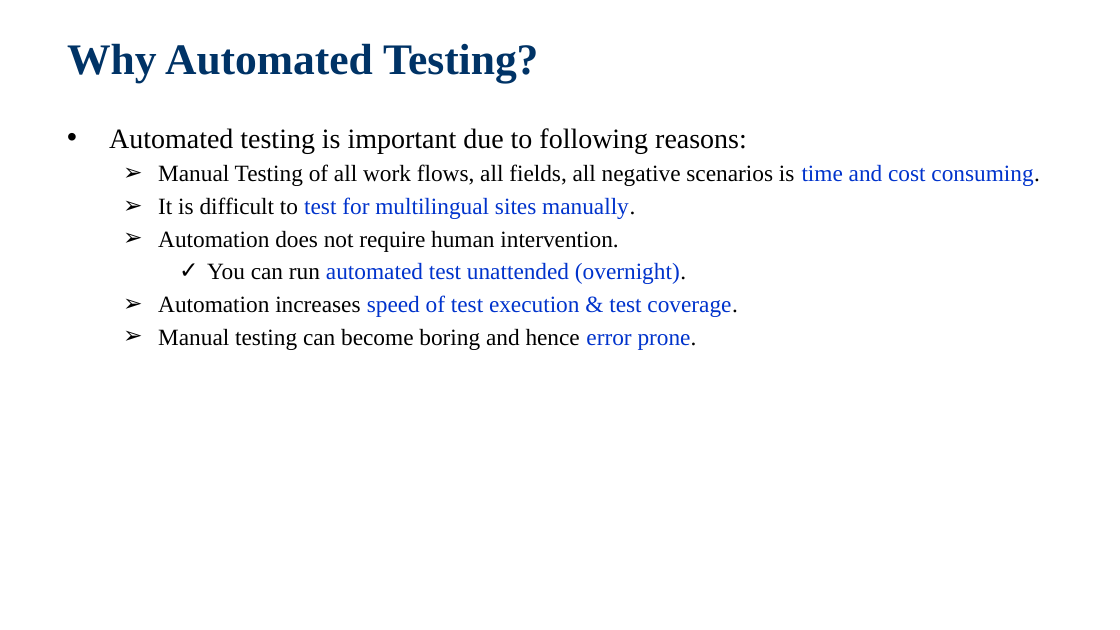
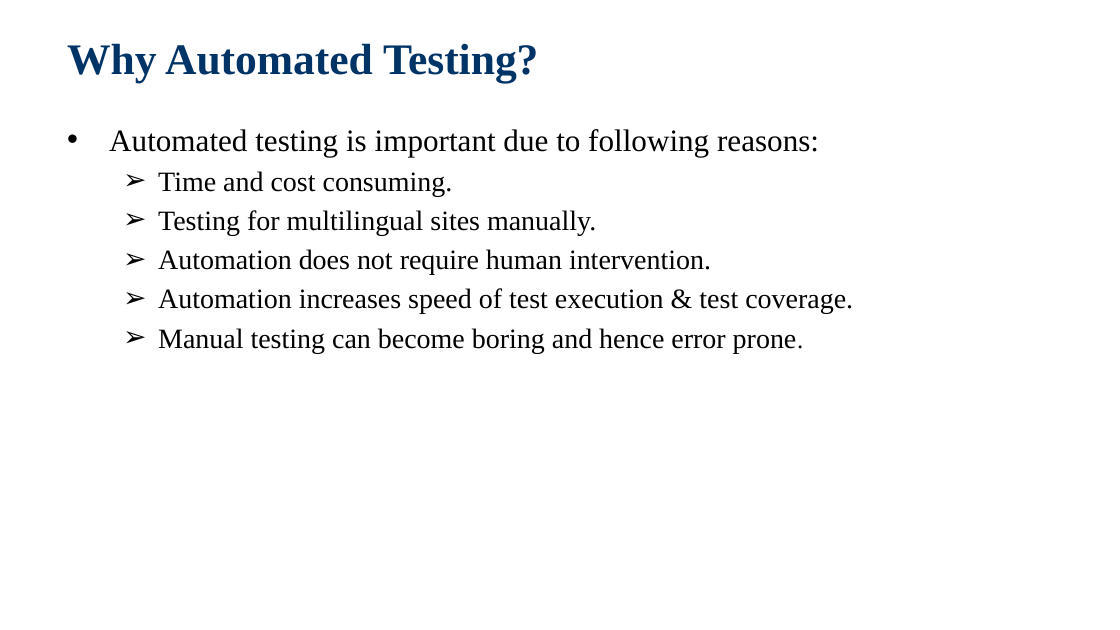
Before and after one commit to jackiejay888/automation, a slide deck: slide 5 of kpi/Test Automation.pptx. Drawn at 1120x630 pixels with LibreOffice and Linux fonts; fonts in the diff are those of the drawing; background and template pictures are left out. Boxes give left, top, right and bottom in pixels: in the first picture for what was removed or moved away, otherwise in the second. Text is boxed around its words. In the diff, an @@ line names an element or a change of style, - is before the commit and + after.

Commit message:
Update the Test Automation

```diff
--- a/kpi/Test Automation.pptx
+++ b/kpi/Test Automation.pptx
@@ text at (109,129,853,353): size 18 to 20 pt in "Automated testing is important due to following ..."; size 15 to 18 pt in "Automation does not require human intervention.", "Automation increases speed of test execution & ...", "Manual testing can become boring and hence ..."; text colour #0033CC to #000000 in "speed of test execution & test coverage.", "error prone."; size 15 to 16 pt in "prone." @@
@@ text at (158,171,596,236): text changed; size 15 to 18 pt @@
-  ➢ Manual Testing of all work flows, all fields, all negative scenarios is time and cost consuming.
-  ➢ It is difficult to test for multilingual sites manually.
+  ➢ Time and cost consuming.
+  ➢ Testing for multilingual sites manually.
@@ text at (207,262,686,284): paragraph removed @@
-    ✓ You can run automated test unattended (overnight).
```
Also in this commit, not shown: 33 other slides changed, 1 other file.
